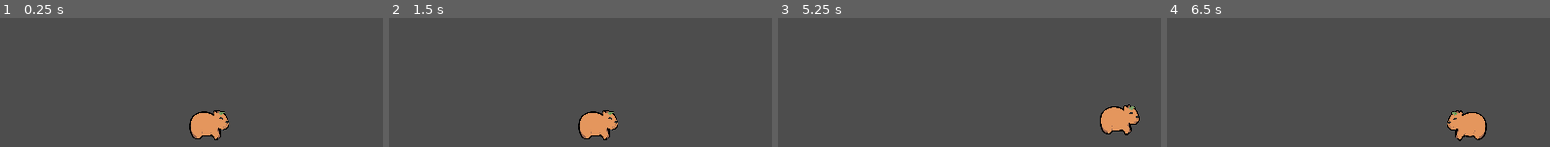
Above: before the commit, frames 1-4 (left to right).
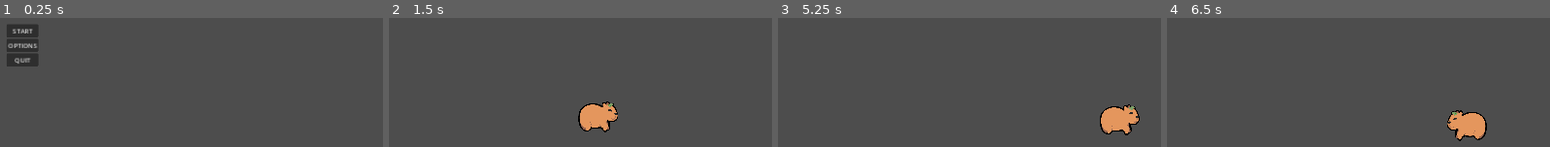
Above: after the commit, the same moments.

Repository: pirsqed/Sci-fi-game-jam
Game: Godot game, scene res://Menus/Menu.tscn
Two runs of this game, one before a commit and one after it. Both use one fixed random seed, a clock stepped at 60 frames per second and the inputs below. Before the commit the project starts from res://game.tscn.
Inputs (mouse positions are in pixels of both pictures, inside the frame that each line leads up to):
- Up to frame 1 (0.25 s): no input
- Up to frame 2 (1.5 s): click (411, 45) at 0.5 s, where only the run after the commit has a clickable "OPTIONS"; click (411, 30) at 1.25 s, where only the run after the commit has a clickable "START"
- Up to frame 3 (5.25 s): tap Enter (ui_accept) at 2, 2.27, 3.02, 4.52 s; hold Right (ui_right) 2.03-3.53 s; hold Left (ui_left) 3.53-4.28 s; hold Right (ui_right) from 4.28 s (still down)
- Up to frame 4 (6.5 s): tap Enter (ui_accept) at 5.27, 6.02 s; release Right (ui_right) at 5.78 s; hold Left (ui_left) from 5.78 s (still down)

The runs differ from the first frame. In frame 1, 3.9% of the frame differs, in the area x 1-60%, y 5-95%; in frame 2, 1.7%; in frame 3, less than 0.1%; in frame 4, less than 0.1%.

Commit message:
start menu basic

Diff:
--- /dev/null
+++ b/Menus/Menu.gd
@@ -0,0 +1,14 @@
+extends Node
+
+
+# Called when the node enters the scene tree for the first time.
+func _ready():
+	pass # Replace with function body.
+
+
+# Called every frame. 'delta' is the elapsed time since the previous frame.
+func _on_startbutton_pressed():
+	get_tree().change_scene_to_file("res://game.tscn");
+
+func _on_quit_pressed():
+	get_tree().quit()
--- /dev/null
+++ b/Menus/Menu.tscn
@@ -0,0 +1,39 @@
+[gd_scene load_steps=2 format=3 uid="uid://3rw3voe80gu2"]
+
+[ext_resource type="Script" path="res://Menus/Menu.gd" id="1_qh46x"]
+
+[node name="Control" type="Control"]
+layout_mode = 3
+anchors_preset = 15
+anchor_right = 1.0
+anchor_bottom = 1.0
+grow_horizontal = 2
+grow_vertical = 2
+
+[node name="VBoxContainer" type="VBoxContainer" parent="."]
+layout_mode = 0
+offset_left = 964.0
+offset_top = 606.0
+offset_right = 1043.0
+offset_bottom = 707.0
+
+[node name="Start" type="Button" parent="VBoxContainer"]
+layout_mode = 2
+size_flags_vertical = 4
+text = "START"
+script = ExtResource("1_qh46x")
+
+[node name="Options" type="Button" parent="VBoxContainer"]
+layout_mode = 2
+size_flags_vertical = 4
+text = "OPTIONS
+"
+
+[node name="Quit" type="Button" parent="VBoxContainer"]
+layout_mode = 2
+size_flags_vertical = 4
+text = "QUIT
+"
+
+[connection signal="pressed" from="VBoxContainer/Start" to="VBoxContainer/Start" method="_on_startbutton_pressed"]
+[connection signal="pressed" from="VBoxContainer/Quit" to="VBoxContainer/Start" method="_on_quit_pressed"]
--- a/project.godot
+++ b/project.godot
@@ -11,7 +11,7 @@
 [application]
 
 config/name="sci-fi-game-jam"
-run/main_scene="res://game.tscn"
+run/main_scene="res://Menus/Menu.tscn"
 config/features=PackedStringArray("4.1", "Forward Plus")
 config/icon="res://icon.svg"
 
